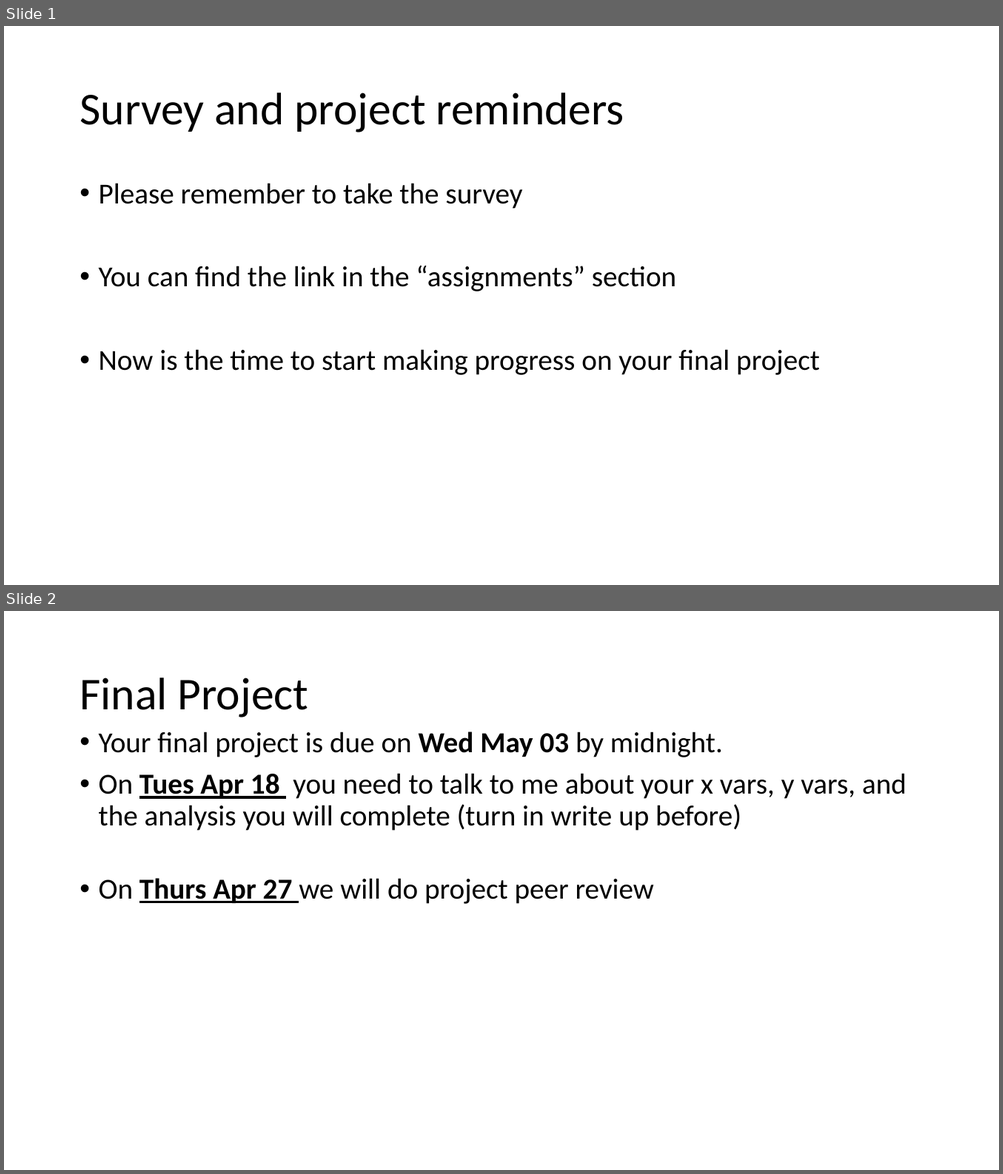
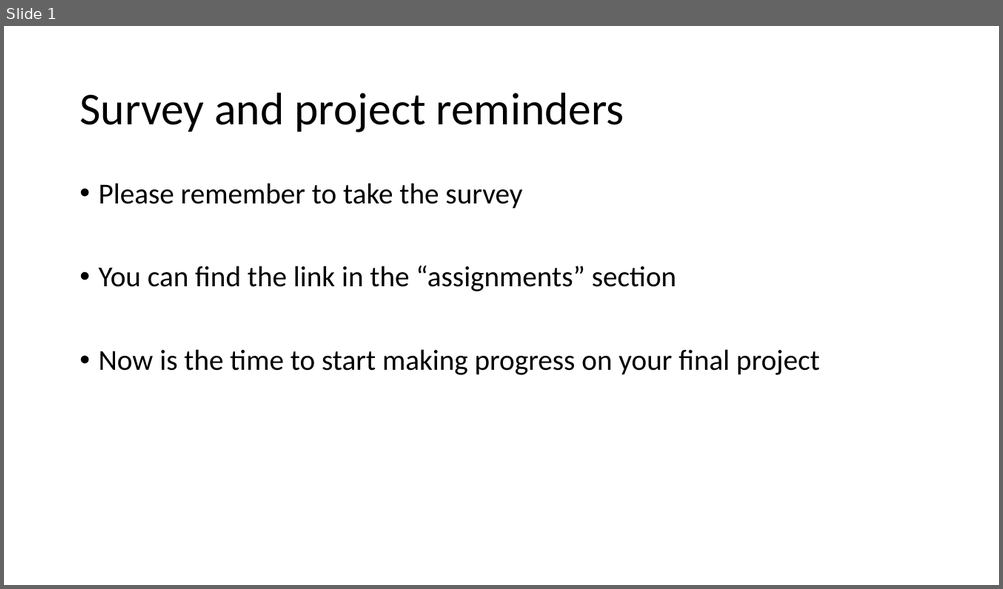
Before and after one commit to VTQuantMethodsEEB/klangwig, a slide deck: lectures/week_11_model_selection/le11_assignment.pptx. Shown one above the other, each under a label of ours: slides 1 and 2 before the commit, slide 1 after it. The pictures are 1003x1174 and 1003x589 pixels, drawn with LibreOffice and Linux fonts; fonts in the diff are those of the drawing. Boxes give left, top, right and bottom in pixels: in the first picture for what was removed or moved away, otherwise in the second. Text is boxed around its words. In the diff, an @@ line names an element or a change of style, - is before the commit and + after.

```diff
--- a/lectures/week_11_model_selection/le11_assignment.pptx
+++ b/lectures/week_11_model_selection/le11_assignment.pptx
@@ slide 2 removed at <box>4,611,999,1170</box>, background #FFFFFF @@
@@ title removed at <box>79,678,309,718</box> @@
-Final Project
@@ text removed at <box>99,732,906,904</box> @@
-• Your final project is due on Wed May 03 by midnight.
-• On Tues Apr 18 you need to talk to me about your x vars, y vars, and the analysis you will complete (turn in write up before)
-• On Thurs Apr 27 we will do project peer review
```
Also in this commit, not shown: 2 slides changed, 3 slides added, 4 other files.
